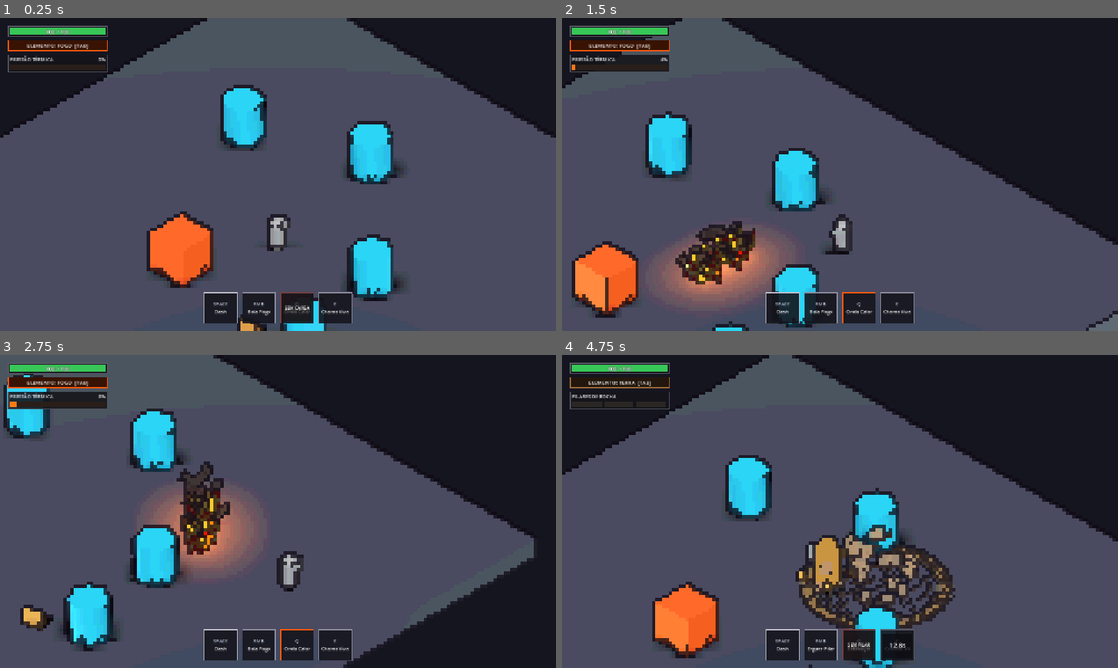
Above: before the commit, frames 1-4 (two rows, left to right).
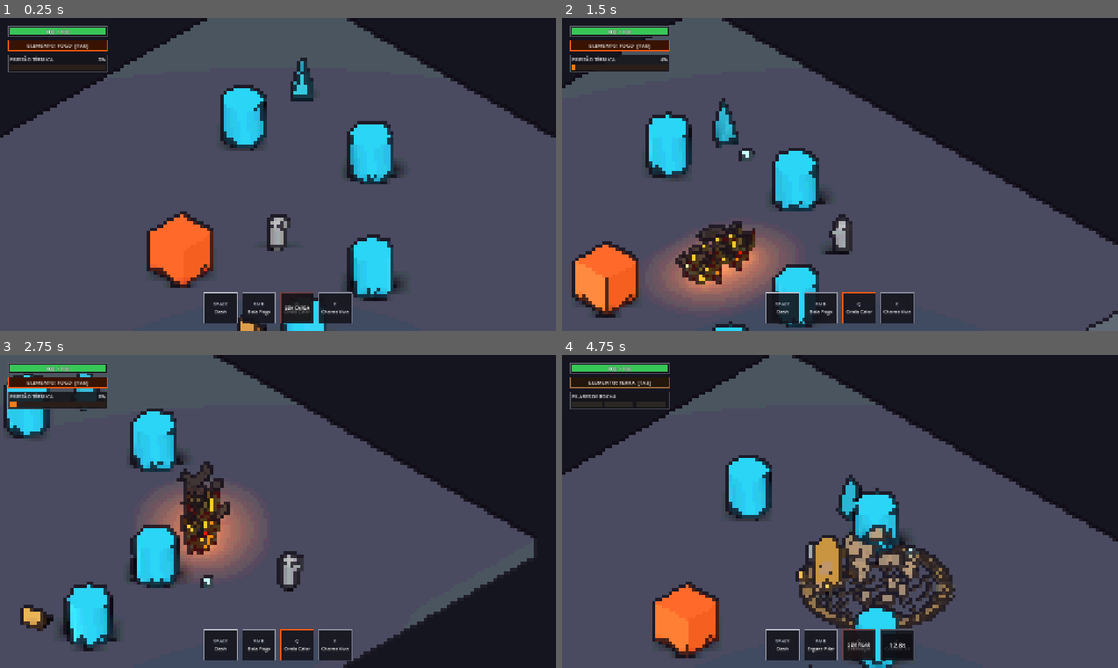
Above: after the commit, the same moments.

Repository: JulyMount/Elemental-Bureau
Game: Godot game, scene res://scenes/test_gym.tscn
Two runs of this game, one before a commit and one after it. Both use one fixed random seed, a clock stepped at 60 frames per second and the inputs below.
Inputs (mouse positions are in pixels of both pictures, inside the frame that each line leads up to):
- Up to frame 1 (0.25 s): no input
- Up to frame 2 (1.5 s): tap Enter (ui_accept) at 0.5, 0.77 s; move the mouse to (962, 158) at 0.52 s; hold D (move_right) 0.53-1.28 s; hold Space (dash) 0.53-1.28 s; click (962, 158) at 0.67 s; move the mouse to (728, 190) at 1.27 s; hold S (move_down) from 1.28 s (still down); click (728, 190) at 1.35 s
- Up to frame 3 (2.75 s): tap Enter (ui_accept) at 1.52 s; tap Space (dash) at 1.55 s; move the mouse to (333, 442) at 2.02 s; release S (move_down) at 2.03 s; hold D (move_right) from 2.03 s (still down); hold Space (dash) from 2.03 s (still down)
- Up to frame 4 (4.75 s): move the mouse to (812, 574) at 2.77 s; release D (move_right) at 2.78 s; release Space (dash) at 2.78 s; hold W (move_up) 2.78-3.53 s; tap Tab (switch_element) at 2.85 s; click (812, 574) at 2.92 s; tap Enter (ui_accept) at 3.02, 3.77, 4.52 s; tap Space (dash) at 3.05, 3.8, 4.35 s; move the mouse to (1006, 558) at 3.52 s; hold E (ultimate) 3.53-4.28 s; hold A (move_left) from 3.53 s (still down); move the mouse to (673, 464) at 4.27 s

The runs differ from the first frame. In frame 1, 0.4% of the frame differs, in the area x 52-57%, y 12-27%; in frame 2, 0.6%, in the area x 27-35%, y 25-46%; in frame 3, 0.2%; in frame 4, 0.5%.

Commit message:
feat(combat): base de inimigos (Rusher, Brute, Shooter) e knockback bidirecional

Diff:
--- a/project.godot
+++ b/project.godot
@@ -92,6 +92,13 @@
 ]
 }
 
+[layer_names]
+
+3d_physics/layer_1="World"
+3d_physics/layer_2="EnemyHurtbox"
+3d_physics/layer_3="PlayerHurtbox"
+3d_physics/layer_4="Enemies"
+
 [physics]
 
 3d/physics_engine="Jolt Physics"
--- /dev/null
+++ b/scenes/enemies/enemy_brute.tscn
@@ -0,0 +1,53 @@
+[gd_scene format=3 uid="uid://dc344ap2m3w1p"]
+
+[ext_resource type="Script" uid="uid://b1kc8027hgmyg" path="res://scripts/enemies/enemy_brute.gd" id="1_dk57o"]
+[ext_resource type="Script" uid="uid://clk4xmsm4mdnj" path="res://scripts/components/hitbox_component.gd" id="2_aydyw"]
+[ext_resource type="Script" uid="uid://b2s1dkwvalg88" path="res://scripts/components/health_component.gd" id="3_onloi"]
+[ext_resource type="Script" uid="uid://da2yte03l2n8h" path="res://scripts/components/hurtbox_component.gd" id="4_5dv0w"]
+
+[sub_resource type="CapsuleShape3D" id="CapsuleShape3D_7jaen"]
+radius = 0.4
+height = 1.6
+
+[sub_resource type="BoxShape3D" id="BoxShape3D_bw6c7"]
+size = Vector3(2.2, 1.4, 2.2)
+
+[sub_resource type="CapsuleShape3D" id="CapsuleShape3D_hfai5"]
+radius = 0.55
+height = 1.7
+
+[node name="EnemyBrute" type="CharacterBody3D" unique_id=1638210533]
+script = ExtResource("1_dk57o")
+metadata/_custom_type_script = "uid://b1kc8027hgmyg"
+
+[node name="CollisionShape3D" type="CollisionShape3D" parent="." unique_id=1588322026]
+transform = Transform3D(1, 0, 0, 0, 1, 0, 0, 0, 1, 0, 0.88, 0)
+shape = SubResource("CapsuleShape3D_7jaen")
+
+[node name="VisualRoot" type="Node3D" parent="." unique_id=506109204]
+
+[node name="AttackHitbox" type="Area3D" parent="VisualRoot" unique_id=769401909]
+script = ExtResource("2_aydyw")
+damage = 22.0
+knockback_force = 7.0
+hitstop_duration = 0.0
+
+[node name="CollisionShape3D" type="CollisionShape3D" parent="VisualRoot/AttackHitbox" unique_id=1048354724]
+transform = Transform3D(1, 0, 0, 0, 1, 0, 0, 0, 1, 0, 0.8, -1.1)
+shape = SubResource("BoxShape3D_bw6c7")
+
+[node name="HealthComponent" type="Node" parent="." unique_id=1241881490]
+script = ExtResource("3_onloi")
+max_health = 110.0
+metadata/_custom_type_script = "uid://b2s1dkwvalg88"
+
+[node name="HurtboxComponent" type="Area3D" parent="." unique_id=1566474890 node_paths=PackedStringArray("health_component")]
+collision_layer = 2
+collision_mask = 0
+script = ExtResource("4_5dv0w")
+health_component = NodePath("../HealthComponent")
+metadata/_custom_type_script = "uid://da2yte03l2n8h"
+
+[node name="CollisionShape3D" type="CollisionShape3D" parent="HurtboxComponent" unique_id=486237576]
+transform = Transform3D(1, 0, 0, 0, 1, 0, 0, 0, 1, 0, 0.85, 0)
+shape = SubResource("CapsuleShape3D_hfai5")
--- /dev/null
+++ b/scenes/enemies/enemy_rusher.tscn
@@ -0,0 +1,53 @@
+[gd_scene format=3 uid="uid://2qgrq5y5o8vn"]
+
+[ext_resource type="Script" uid="uid://cp02pinys5pnh" path="res://scripts/enemies/enemy_rusher.gd" id="1_7jaen"]
+[ext_resource type="Script" uid="uid://clk4xmsm4mdnj" path="res://scripts/components/hitbox_component.gd" id="2_bw6c7"]
+[ext_resource type="Script" uid="uid://b2s1dkwvalg88" path="res://scripts/components/health_component.gd" id="3_u4vgi"]
+[ext_resource type="Script" uid="uid://da2yte03l2n8h" path="res://scripts/components/hurtbox_component.gd" id="4_hfai5"]
+
+[sub_resource type="CapsuleShape3D" id="CapsuleShape3D_7jaen"]
+radius = 0.4
+height = 1.6
+
+[sub_resource type="BoxShape3D" id="BoxShape3D_bw6c7"]
+size = Vector3(1.1, 1, 1.2)
+
+[sub_resource type="CapsuleShape3D" id="CapsuleShape3D_hfai5"]
+radius = 0.55
+height = 1.7
+
+[node name="EnemyRusher" type="CharacterBody3D" unique_id=900867618]
+script = ExtResource("1_7jaen")
+metadata/_custom_type_script = "uid://cp02pinys5pnh"
+
+[node name="CollisionShape3D" type="CollisionShape3D" parent="." unique_id=1588322026]
+transform = Transform3D(1, 0, 0, 0, 1, 0, 0, 0, 1, 0, 0.8, 0)
+shape = SubResource("CapsuleShape3D_7jaen")
+
+[node name="VisualRoot" type="Node3D" parent="." unique_id=506109204]
+
+[node name="AttackHitbox" type="Area3D" parent="VisualRoot" unique_id=769401909]
+script = ExtResource("2_bw6c7")
+damage = 12.0
+knockback_force = 7.0
+hitstop_duration = 0.0
+
+[node name="CollisionShape3D" type="CollisionShape3D" parent="VisualRoot/AttackHitbox" unique_id=1048354724]
+transform = Transform3D(1, 0, 0, 0, 1, 0, 0, 0, 1, 0, 0.59510136, 0)
+shape = SubResource("BoxShape3D_bw6c7")
+
+[node name="HealthComponent" type="Node" parent="." unique_id=1241881490]
+script = ExtResource("3_u4vgi")
+max_health = 45.0
+metadata/_custom_type_script = "uid://b2s1dkwvalg88"
+
+[node name="HurtboxComponent" type="Area3D" parent="." unique_id=1566474890 node_paths=PackedStringArray("health_component")]
+collision_layer = 2
+collision_mask = 0
+script = ExtResource("4_hfai5")
+health_component = NodePath("../HealthComponent")
+metadata/_custom_type_script = "uid://da2yte03l2n8h"
+
+[node name="CollisionShape3D" type="CollisionShape3D" parent="HurtboxComponent" unique_id=486237576]
+transform = Transform3D(1, 0, 0, 0, 1, 0, 0, 0, 1, 0, 0.85, 0)
+shape = SubResource("CapsuleShape3D_hfai5")
--- /dev/null
+++ b/scenes/enemies/enemy_shooter.tscn
@@ -0,0 +1,39 @@
+[gd_scene format=3 uid="uid://ch026opg8k7ju"]
+
+[ext_resource type="Script" uid="uid://clhrp22tsnex6" path="res://scripts/enemies/enemy_shooter.gd" id="1_uy5cs"]
+[ext_resource type="Script" uid="uid://b2s1dkwvalg88" path="res://scripts/components/health_component.gd" id="3_rbpn5"]
+[ext_resource type="Script" uid="uid://da2yte03l2n8h" path="res://scripts/components/hurtbox_component.gd" id="4_leijd"]
+
+[sub_resource type="CapsuleShape3D" id="CapsuleShape3D_7jaen"]
+radius = 0.4
+height = 1.6
+
+[sub_resource type="CapsuleShape3D" id="CapsuleShape3D_hfai5"]
+radius = 0.55
+height = 1.7
+
+[node name="EnemyShooter" type="CharacterBody3D" unique_id=2060835396]
+script = ExtResource("1_uy5cs")
+metadata/_custom_type_script = "uid://clhrp22tsnex6"
+
+[node name="CollisionShape3D" type="CollisionShape3D" parent="." unique_id=1588322026]
+transform = Transform3D(1, 0, 0, 0, 1, 0, 0, 0, 1, 0, 0.8, 0)
+shape = SubResource("CapsuleShape3D_7jaen")
+
+[node name="VisualRoot" type="Node3D" parent="." unique_id=506109204]
+
+[node name="HealthComponent" type="Node" parent="." unique_id=1241881490]
+script = ExtResource("3_rbpn5")
+max_health = 35.0
+metadata/_custom_type_script = "uid://b2s1dkwvalg88"
+
+[node name="HurtboxComponent" type="Area3D" parent="." unique_id=1566474890 node_paths=PackedStringArray("health_component")]
+collision_layer = 2
+collision_mask = 0
+script = ExtResource("4_leijd")
+health_component = NodePath("../HealthComponent")
+metadata/_custom_type_script = "uid://da2yte03l2n8h"
+
+[node name="CollisionShape3D" type="CollisionShape3D" parent="HurtboxComponent" unique_id=486237576]
+transform = Transform3D(1, 0, 0, 0, 1, 0, 0, 0, 1, 0, 0.85, 0)
+shape = SubResource("CapsuleShape3D_hfai5")
--- a/scenes/player/Player.tscn
+++ b/scenes/player/Player.tscn
@@ -33,7 +33,7 @@
 [sub_resource type="SphereShape3D" id="SphereShape3D_524rm"]
 radius = 6.0
 
-[node name="Player" type="CharacterBody3D" unique_id=271659356]
+[node name="Player" type="CharacterBody3D" unique_id=271659356 groups=["player"]]
 script = ExtResource("1_wr5hl")
 
 [node name="CollisionShape3D" type="CollisionShape3D" parent="." unique_id=273079870]
--- a/scenes/player/player.gd
+++ b/scenes/player/player.gd
@@ -24,6 +24,9 @@
 @onready var skill_manager: SkillManagerComponent = $SkillManagerComponent
 @onready var elemental: ElementalComponent = $ElementalComponent
 
+@onready var hurtbox: HurtboxComponent = get_node_or_null("HurtboxComponent") as HurtboxComponent
+var _knockback_velocity: Vector3 = Vector3.ZERO
+
 var gravity: float = ProjectSettings.get_setting("physics/3d/default_gravity")
 var _camera_yaw: float = deg_to_rad(45.0)
 var _last_move_dir: Vector3 = Vector3(0, 0, -1)
@@ -35,7 +38,12 @@
 var _dash_direction: Vector3 = Vector3.ZERO
 var _is_attacking: bool = false
 
+var _move_velocity: Vector3 = Vector3.ZERO
+
 func _ready() -> void:
+	add_to_group("player")
+	if hurtbox:
+		hurtbox.hit_received.connect(_on_hurtbox_hit_received)
 	# Detecta automaticamente a rotação Y da câmera ativa na cena (ex: 45° do CameraRig)
 	var active_cam := get_viewport().get_camera_3d()
 	if active_cam:
@@ -71,6 +79,8 @@
 	# Gravidade
 	if not is_on_floor():
 		velocity.y -= gravity * delta
+	else:
+		velocity.y = 0.0
 
 	# Vetor de Entrada usando seus inputs mapeados
 	var input_dir: Vector2 = Input.get_vector("move_left", "move_right", "move_up", "move_down")
@@ -84,21 +94,26 @@
 	else:
 		_process_normal_movement(direction, delta)
 
+	# Desacelera o knockback rápido sem afetar a velocidade normal de caminhada
+	_knockback_velocity = _knockback_velocity.move_toward(Vector3.ZERO, 42.0 * delta)
+	velocity.x = _move_velocity.x + _knockback_velocity.x
+	velocity.z = _move_velocity.z + _knockback_velocity.z
+
 	move_and_slide()
 
 func _process_normal_movement(direction: Vector3, delta: float) -> void:
 	var current_max_speed := SPEED * (0.35 if _is_attacking else 1.0)
 
 	if direction != Vector3.ZERO:
-		velocity.x = move_toward(velocity.x, direction.x * current_max_speed, ACCELERATION * delta)
-		velocity.z = move_toward(velocity.z, direction.z * current_max_speed, ACCELERATION * delta)
+		_move_velocity.x = move_toward(_move_velocity.x, direction.x * current_max_speed, ACCELERATION * delta)
+		_move_velocity.z = move_toward(_move_velocity.z, direction.z * current_max_speed, ACCELERATION * delta)
 
 		if not _is_attacking:
 			var target_rotation: float = atan2(-direction.x, -direction.z)
 			visual_root.rotation.y = lerp_angle(visual_root.rotation.y, target_rotation, ROTATION_SPEED * delta)
 	else:
-		velocity.x = move_toward(velocity.x, 0.0, DECELERATION * delta)
-		velocity.z = move_toward(velocity.z, 0.0, DECELERATION * delta)
+		_move_velocity.x = move_toward(_move_velocity.x, 0.0, DECELERATION * delta)
+		_move_velocity.z = move_toward(_move_velocity.z, 0.0, DECELERATION * delta)
 
 func _start_dash() -> void:
 	_is_dashing = true
@@ -114,14 +129,14 @@
 
 func _process_dash(delta: float) -> void:
 	_dash_timer -= delta
-	velocity.x = _dash_direction.x * DASH_SPEED
-	velocity.z = _dash_direction.z * DASH_SPEED
+	_move_velocity.x = _dash_direction.x * DASH_SPEED
+	_move_velocity.z = _dash_direction.z * DASH_SPEED
 
 	if _dash_timer <= 0.0:
 		_is_dashing = false
 		health_component.is_invulnerable = false
-		velocity.x *= 0.4
-		velocity.z *= 0.4
+		_move_velocity.x *= 0.4
+		_move_velocity.z *= 0.4
 
 func _perform_basic_attack() -> void:
 	_is_attacking = true
@@ -161,3 +176,12 @@
 				best_dir = dir_to_target
 
 	return best_dir.normalized()
+
+func _on_hurtbox_hit_received(_amount: float, knockback: Vector3) -> void:
+	if health_component and health_component.is_invulnerable:
+		return
+	var kb: Vector3 = knockback
+	kb.y = 0.0
+	if kb.length() > 7.5:
+		kb = kb.normalized() * 7.5
+	_knockback_velocity = kb
--- a/scenes/test_gym.tscn
+++ b/scenes/test_gym.tscn
@@ -7,6 +7,7 @@
 [ext_resource type="Script" uid="uid://da2yte03l2n8h" path="res://scripts/components/hurtbox_component.gd" id="2_v7oap"]
 [ext_resource type="Script" uid="uid://b0flys8p031nf" path="res://scenes/camera_rig.gd" id="5_3dxdl"]
 [ext_resource type="Script" uid="uid://5x8j1tvv1tbf" path="res://scripts/ui/combat_hud.gd" id="7_unxgw"]
+[ext_resource type="PackedScene" uid="uid://ch026opg8k7ju" path="res://scenes/enemies/enemy_shooter.tscn" id="10_pbic4"]
 
 [sub_resource type="Environment" id="Environment_jca3c"]
 background_mode = 1
@@ -189,3 +190,6 @@
 layer = 50
 script = ExtResource("7_unxgw")
 player_path = NodePath("../Player")
+
+[node name="EnemyShooter" parent="." unique_id=2060835396 instance=ExtResource("10_pbic4")]
+transform = Transform3D(1, 0, 0, 0, 1, 0, 0, 0, 1, -8.290314, -4.7683716e-07, -9.970816)
--- a/scripts/components/hurtbox_component.gd
+++ b/scripts/components/hurtbox_component.gd
@@ -1,8 +1,11 @@
 class_name HurtboxComponent
 extends Area3D
 
+signal hit_received(amount: float, knockback: Vector3)
+
 @export var health_component: HealthComponent
 
-func apply_hit(amount: float, _knockback: Vector3 = Vector3.ZERO) -> void:
+func apply_hit(amount: float, knockback: Vector3 = Vector3.ZERO) -> void:
 	if health_component:
 		health_component.damage(amount)
+	hit_received.emit(amount, knockback)
--- /dev/null
+++ b/scripts/enemies/enemy_base.gd
@@ -0,0 +1,240 @@
+class_name EnemyBase
+extends CharacterBody3D
+
+enum State { CHASE, TELEGRAPH, ATTACK, RECOVER, STAGGER }
+
+@export_group("Atributos Base")
+@export var move_speed: float = 3.8
+@export var acceleration: float = 22.0
+@export var attack_range: float = 2.1
+@export var telegraph_duration: float = 0.55
+@export var attack_duration: float = 0.25
+@export var recover_duration: float = 0.70
+@export var knockback_resistance: float = 1.0
+@export var can_be_staggered: bool = true
+
+@export_group("Visual Blockout")
+@export var base_color: Color = Color(0.85, 0.22, 0.28)
+@export var telegraph_color: Color = Color(1.0, 0.92, 0.35)
+
+@onready var health_component: HealthComponent = get_node_or_null("HealthComponent") as HealthComponent
+@onready var hurtbox: HurtboxComponent = get_node_or_null("HurtboxComponent") as HurtboxComponent
+@onready var visual_root: Node3D = get_node_or_null("VisualRoot") as Node3D
+
+var gravity: float = ProjectSettings.get_setting("physics/3d/default_gravity")
+var state: State = State.CHASE
+var _state_timer: float = 0.0
+var _player: Node3D
+var _knockback_velocity: Vector3 = Vector3.ZERO
+var _move_velocity: Vector3 = Vector3.ZERO
+var _attack_direction: Vector3 = Vector3.FORWARD
+var _body_mesh: MeshInstance3D
+var _base_material: StandardMaterial3D
+
+func _ready() -> void:
+	add_to_group("enemies")
+	_find_player()
+
+	if not visual_root:
+		visual_root = Node3D.new()
+		visual_root.name = "VisualRoot"
+		add_child(visual_root)
+
+	_setup_visuals()
+
+	if health_component:
+		health_component.died.connect(_on_died)
+	if hurtbox:
+		hurtbox.hit_received.connect(_on_hit_received)
+
+func _find_player() -> void:
+	_player = get_tree().get_first_node_in_group("player") as Node3D
+	if not _player and get_tree().current_scene:
+		for node in get_tree().current_scene.find_children("*", "Player", true, false):
+			_player = node as Node3D
+			break
+
+func _setup_visuals() -> void:
+	_body_mesh = visual_root.get_node_or_null("BodyMesh") as MeshInstance3D
+	if not _body_mesh:
+		_body_mesh = MeshInstance3D.new()
+		_body_mesh.name = "BodyMesh"
+		_body_mesh.mesh = _build_default_mesh()
+		_body_mesh.position.y = 0.85
+		visual_root.add_child(_body_mesh)
+
+	_base_material = StandardMaterial3D.new()
+	_base_material.albedo_color = base_color
+	_base_material.roughness = 0.75
+	_body_mesh.material_override = _base_material
+
+func _build_default_mesh() -> Mesh:
+	var cap := CapsuleMesh.new()
+	cap.radius = 0.42
+	cap.height = 1.65
+	return cap
+
+func _physics_process(delta: float) -> void:
+	if not is_on_floor():
+		velocity.y -= gravity * delta
+	else:
+		velocity.y = 0.0
+
+	if not is_instance_valid(_player):
+		_find_player()
+
+	# Desacelera o empurrão rapidamente sem acumular velocidade infinita
+	_knockback_velocity = _knockback_velocity.move_toward(Vector3.ZERO, 45.0 * delta)
+
+	match state:
+		State.CHASE:
+			_process_chase(delta)
+		State.TELEGRAPH:
+			_process_telegraph(delta)
+		State.ATTACK:
+			_process_attack(delta)
+		State.RECOVER:
+			_process_recover(delta)
+		State.STAGGER:
+			_process_stagger(delta)
+
+	# Soma movimento intencional + recuo momentâneo do knockback
+	velocity.x = _move_velocity.x + _knockback_velocity.x
+	velocity.z = _move_velocity.z + _knockback_velocity.z
+	move_and_slide()
+
+func _process_chase(delta: float) -> void:
+	if not _player:
+		_move_velocity = _move_velocity.move_toward(Vector3.ZERO, 20.0 * delta)
+		return
+
+	var to_player: Vector3 = _player.global_position - global_position
+	to_player.y = 0.0
+	var dist: float = to_player.length()
+
+	if dist <= attack_range:
+		_enter_telegraph(to_player.normalized())
+		return
+
+	var dir: Vector3 = to_player.normalized()
+	_move_velocity.x = move_toward(_move_velocity.x, dir.x * move_speed, acceleration * delta)
+	_move_velocity.z = move_toward(_move_velocity.z, dir.z * move_speed, acceleration * delta)
+	_face_direction(dir, delta)
+
+func _enter_telegraph(dir: Vector3) -> void:
+	state = State.TELEGRAPH
+	_state_timer = telegraph_duration
+	_attack_direction = dir if dir.length_squared() > 0.001 else -visual_root.global_transform.basis.z
+	_move_velocity = Vector3.ZERO
+
+	if _base_material:
+		_base_material.albedo_color = telegraph_color
+		_base_material.emission_enabled = true
+		_base_material.emission = telegraph_color * 0.45
+	visual_root.scale = Vector3(1.18, 0.82, 1.18)
+
+func _process_telegraph(delta: float) -> void:
+	_state_timer -= delta
+	_move_velocity = _move_velocity.move_toward(Vector3.ZERO, 25.0 * delta)
+
+	if _player and _state_timer > telegraph_duration * 0.45:
+		var to_p: Vector3 = _player.global_position - global_position
+		to_p.y = 0.0
+		if to_p.length_squared() > 0.001:
+			_attack_direction = to_p.normalized()
+			_face_direction(_attack_direction, delta * 1.5)
+
+	if _state_timer <= 0.0:
+		_enter_attack()
+
+func _enter_attack() -> void:
+	state = State.ATTACK
+	_state_timer = attack_duration
+	visual_root.scale = Vector3(0.88, 1.16, 0.88)
+	if _base_material:
+		_base_material.albedo_color = base_color
+		_base_material.emission_enabled = false
+	_on_attack_started()
+
+func _process_attack(delta: float) -> void:
+	_state_timer -= delta
+	_on_attack_tick(delta)
+	if _state_timer <= 0.0:
+		_on_attack_finished()
+		_enter_recover()
+
+func _enter_recover() -> void:
+	state = State.RECOVER
+	_state_timer = recover_duration
+	visual_root.scale = Vector3.ONE
+	_move_velocity = Vector3.ZERO
+
+func _process_recover(delta: float) -> void:
+	_state_timer -= delta
+	_move_velocity = _move_velocity.move_toward(Vector3.ZERO, 20.0 * delta)
+	if _state_timer <= 0.0:
+		state = State.CHASE
+
+func _process_stagger(delta: float) -> void:
+	_state_timer -= delta
+	_move_velocity = _move_velocity.move_toward(Vector3.ZERO, 25.0 * delta)
+	if _state_timer <= 0.0:
+		visual_root.scale = Vector3.ONE
+		if _base_material:
+			_base_material.albedo_color = base_color
+			_base_material.emission_enabled = false
+		state = State.CHASE
+
+# ==========================================
+# MÉTODOS SOBRESCRITOS PELOS 3 ARQUÉTIPOS
+# ==========================================
+
+func _on_attack_started() -> void:
+	pass
+
+func _on_attack_tick(_delta: float) -> void:
+	pass
+
+func _on_attack_finished() -> void:
+	pass
+
+# ==========================================
+# DANO, EMPURRÃO E MORTE
+# ==========================================
+
+func _on_hit_received(_amount: float, knockback: Vector3) -> void:
+	var effective_kb: Vector3 = knockback / maxf(0.25, knockback_resistance)
+	effective_kb.y = 0.0
+	# Limita o recuo máximo para não arremessar o inimigo para fora da arena
+	if effective_kb.length() > 11.0:
+		effective_kb = effective_kb.normalized() * 11.0
+	_knockback_velocity = effective_kb
+
+	if _base_material:
+		_base_material.albedo_color = Color.WHITE
+		_base_material.emission_enabled = true
+		_base_material.emission = Color.WHITE * 0.6
+
+	var tween := create_tween()
+	visual_root.scale = Vector3(1.24, 0.76, 1.24)
+	tween.tween_property(visual_root, "scale", Vector3.ONE, 0.16).set_trans(Tween.TRANS_ELASTIC)
+
+	if can_be_staggered and state != State.ATTACK:
+		_on_attack_finished()
+		state = State.STAGGER
+		_state_timer = 0.22
+	else:
+		await get_tree().create_timer(0.08).timeout
+		if is_instance_valid(self) and _base_material and state != State.TELEGRAPH:
+			_base_material.albedo_color = base_color
+			_base_material.emission_enabled = false
+
+func _on_died() -> void:
+	_on_attack_finished()
+	queue_free()
+
+func _face_direction(dir: Vector3, delta: float) -> void:
+	if dir.length_squared() < 0.001:
+		return
+	var target_rot: float = atan2(-dir.x, -dir.z)
+	visual_root.rotation.y = lerp_angle(visual_root.rotation.y, target_rot, 12.0 * delta)
--- /dev/null
+++ b/scripts/enemies/enemy_brute.gd
@@ -0,0 +1,40 @@
+class_name EnemyBrute
+extends EnemyBase
+
+@onready var slam_hitbox: HitboxComponent = get_node_or_null("VisualRoot/AttackHitbox") as HitboxComponent
+
+func _ready() -> void:
+	move_speed = 2.3
+	attack_range = 2.2
+	telegraph_duration = 0.85
+	attack_duration = 0.25
+	recover_duration = 1.05
+	knockback_resistance = 2.8
+	can_be_staggered = false
+	base_color = Color(0.55, 0.22, 0.68) # Roxo pesado
+	super._ready()
+
+	if slam_hitbox:
+		slam_hitbox.damage = 22.0
+		slam_hitbox.knockback_force = 7.5
+		slam_hitbox.monitoring = false
+		# Garante que detecta a Layer 1 (onde está a Hurtbox do Player) e Layer 3
+		slam_hitbox.collision_mask = (1 << 0) | (1 << 2)
+
+func _build_default_mesh() -> Mesh:
+	var box := BoxMesh.new()
+	box.size = Vector3(1.15, 1.75, 1.15)
+	return box
+
+func _on_attack_started() -> void:
+	# Dá um passo curto para frente no impacto e ativa o golpe pesado
+	_move_velocity = _attack_direction * 4.5
+	if slam_hitbox:
+		slam_hitbox.monitoring = true
+
+func _on_attack_tick(delta: float) -> void:
+	_move_velocity = _move_velocity.move_toward(Vector3.ZERO, 22.0 * delta)
+
+func _on_attack_finished() -> void:
+	if slam_hitbox:
+		slam_hitbox.monitoring = false
--- /dev/null
+++ b/scripts/enemies/enemy_rusher.gd
@@ -0,0 +1,28 @@
+class_name EnemyRusher
+extends EnemyBase
+
+@export var lunge_speed: float = 13.5
+@onready var attack_hitbox: HitboxComponent = $VisualRoot/AttackHitbox
+
+func _ready() -> void:
+	move_speed = 4.6
+	attack_range = 3.2
+	telegraph_duration = 0.48
+	attack_duration = 0.22
+	recover_duration = 0.65
+	base_color = Color(0.88, 0.24, 0.28) # Vermelho vivo
+	super._ready()
+	if attack_hitbox:
+		attack_hitbox.monitoring = false
+
+func _on_attack_started() -> void:
+	if attack_hitbox:
+		attack_hitbox.monitoring = true
+
+func _on_attack_tick(_delta: float) -> void:
+	_move_velocity.x = _attack_direction.x * lunge_speed
+	_move_velocity.z = _attack_direction.z * lunge_speed
+
+func _on_attack_finished() -> void:
+	if attack_hitbox:
+		attack_hitbox.monitoring = false
--- /dev/null
+++ b/scripts/enemies/enemy_shooter.gd
@@ -0,0 +1,93 @@
+class_name EnemyShooter
+extends EnemyBase
+
+@export var preferred_distance: float = 7.5
+@export var projectile_speed: float = 11.0
+@export var projectile_damage: float = 12.0
+
+func _ready() -> void:
+	move_speed = 3.2
+	attack_range = 9.5
+	telegraph_duration = 0.65
+	attack_duration = 0.15
+	recover_duration = 1.10
+	base_color = Color(0.18, 0.68, 0.78) # Ciano/Azul
+	super._ready()
+
+func _build_default_mesh() -> Mesh:
+	var prism := PrismMesh.new()
+	prism.size = Vector3(0.95, 1.7, 0.95)
+	return prism
+
+func _process_chase(delta: float) -> void:
+	if not _player:
+		return
+	var to_player: Vector3 = _player.global_position - global_position
+	to_player.y = 0.0
+	var dist: float = to_player.length()
+	var dir: Vector3 = to_player.normalized()
+	_face_direction(dir, delta)
+
+	if dist < preferred_distance * 0.65:
+		_move_velocity.x = move_toward(_move_velocity.x, -dir.x * move_speed, acceleration * delta)
+		_move_velocity.z = move_toward(_move_velocity.z, -dir.z * move_speed, acceleration * delta)
+	elif dist <= attack_range:
+		_enter_telegraph(dir)
+	else:
+		_move_velocity.x = move_toward(_move_velocity.x, dir.x * move_speed, acceleration * delta)
+		_move_velocity.z = move_toward(_move_velocity.z, dir.z * move_speed, acceleration * delta)
+
+func _on_attack_started() -> void:
+	_spawn_enemy_orb()
+
+func _spawn_enemy_orb() -> void:
+	var orb := Area3D.new()
+	orb.collision_layer = 0
+	orb.collision_mask = (1 << 0) | (1 << 2) # Layer 1 (World/Pilares) + Layer 3 (PlayerHurtbox)
+
+	var col := CollisionShape3D.new()
+	var sphere_shape := SphereShape3D.new()
+	sphere_shape.radius = 0.28
+	col.shape = sphere_shape
+	orb.add_child(col)
+
+	var mesh_inst := MeshInstance3D.new()
+	var sm := SphereMesh.new()
+	sm.radius = 0.26
+	sm.height = 0.52
+	var mat := StandardMaterial3D.new()
+	mat.albedo_color = Color(0.25, 0.9, 1.0)
+	mat.emission_enabled = true
+	mat.emission = Color(0.25, 0.9, 1.0) * 1.4
+	mesh_inst.material_override = mat
+	mesh_inst.mesh = sm
+	orb.add_child(mesh_inst)
+
+	get_tree().current_scene.add_child(orb)
+	orb.global_position = global_position + Vector3.UP * 1.0 + _attack_direction * 0.9
+
+	var dir: Vector3 = _attack_direction
+	var spd: float = projectile_speed
+	var dmg: float = projectile_damage
+
+	orb.area_entered.connect(func(area: Area3D):
+		if area is HurtboxComponent and area.get_parent() != self:
+			area.apply_hit(dmg, dir * 6.0)
+			orb.queue_free()
+	)
+	orb.body_entered.connect(func(body: Node3D):
+		# Bloqueado por paredes ou pelos Pilares de Rocha do jogador!
+		if body != self and not body.is_in_group("enemies"):
+			orb.queue_free()
+	)
+
+	# Movimento simples e tempo de vida de 3s
+	var life_timer := get_tree().create_timer(3.0)
+	life_timer.timeout.connect(func():
+		if is_instance_valid(orb):
+			orb.queue_free()
+	)
+	get_tree().process_frame.connect(func():
+		if is_instance_valid(orb):
+			orb.global_position += dir * spd * get_process_delta_time()
+	)
Not shown, added: scripts/enemies/enemy_base.gd.uid
Not shown, added: scripts/enemies/enemy_brute.gd.uid
Not shown, added: scripts/enemies/enemy_rusher.gd.uid
Not shown, added: scripts/enemies/enemy_shooter.gd.uid
Not shown, changed: docs/02 - Arquitetura Tecnica.md
Not shown, changed: docs/03 - Roadmap e Etapas.md
Not shown, added: docs/Canvas/HUD.canvas
Not shown, changed: docs/Elementos/Terra.md
Not shown, added: docs/Sistemas/Hud e Interface.md
